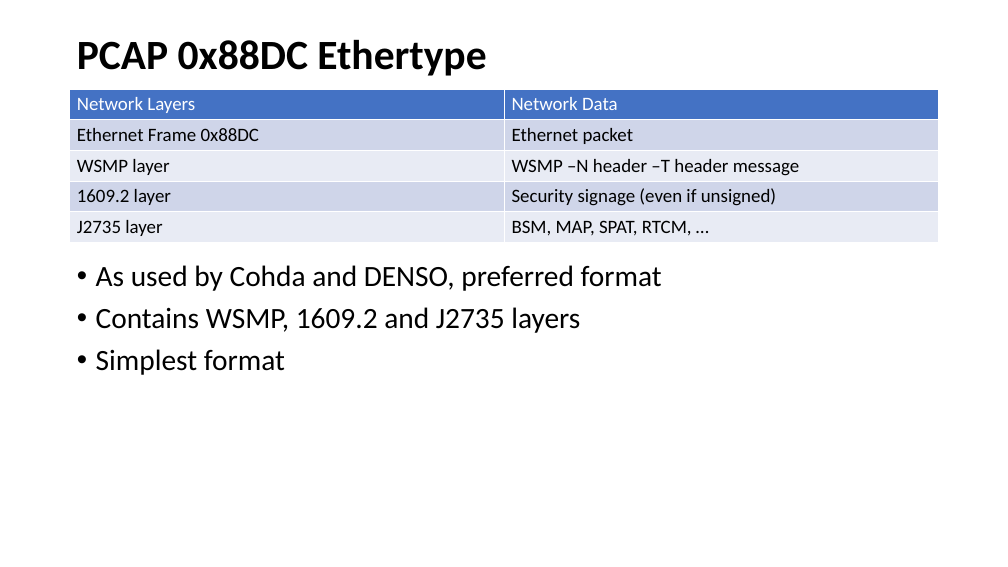
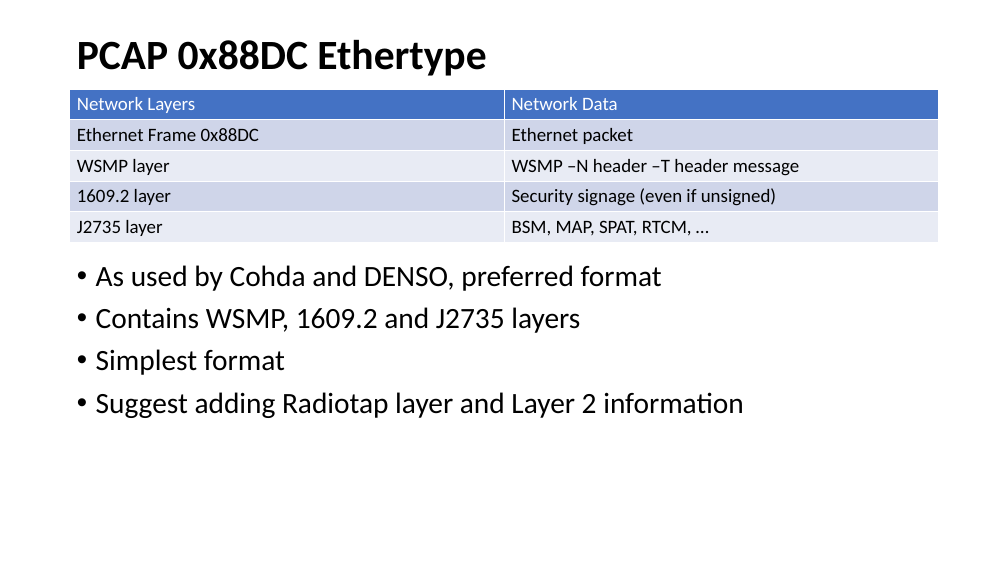
Before and after one commit to nprobert/j2735_tools, a slide deck: slide 5 of docs/NTCNA PCAP Decoder JSON Converter.pptx (slide 8 before the commit). Drawn at 1008x567 pixels with LibreOffice and Linux fonts; fonts in the diff are those of the drawing. Boxes give left, top, right and bottom in pixels: in the first picture for what was removed or moved away, otherwise in the second. Text is boxed around its words. In the diff, an @@ line names an element or a change of style, - is before the commit and + after.

```diff
--- a/docs/NTCNA PCAP Decoder JSON Converter.pptx
+++ b/docs/NTCNA PCAP Decoder JSON Converter.pptx
@@ text at [96, 392, 744, 418]: paragraph added @@
+• Suggest adding Radiotap layer and Layer 2 information
```
Also in this commit, not shown: 12 other slides changed, 2 slides added.
